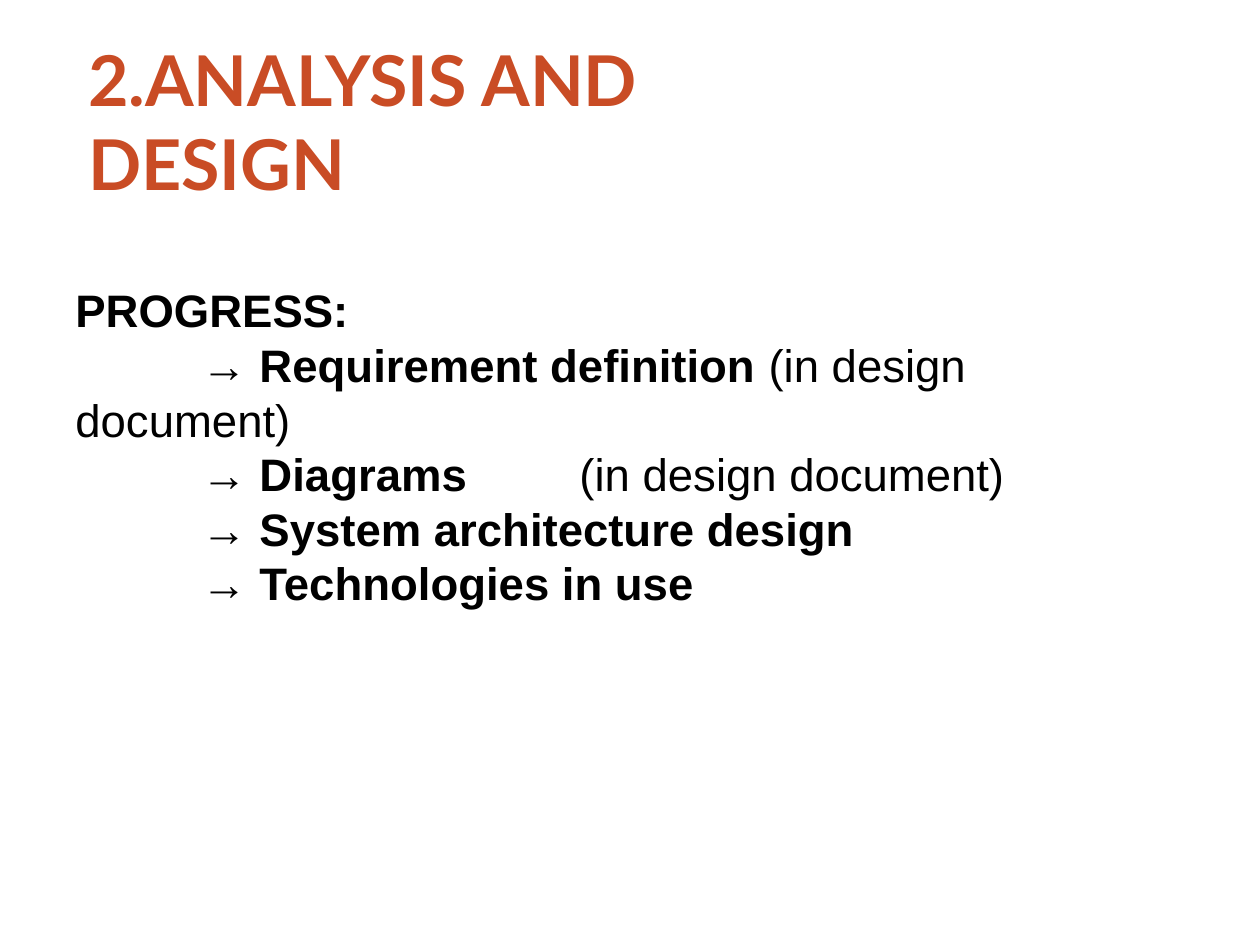
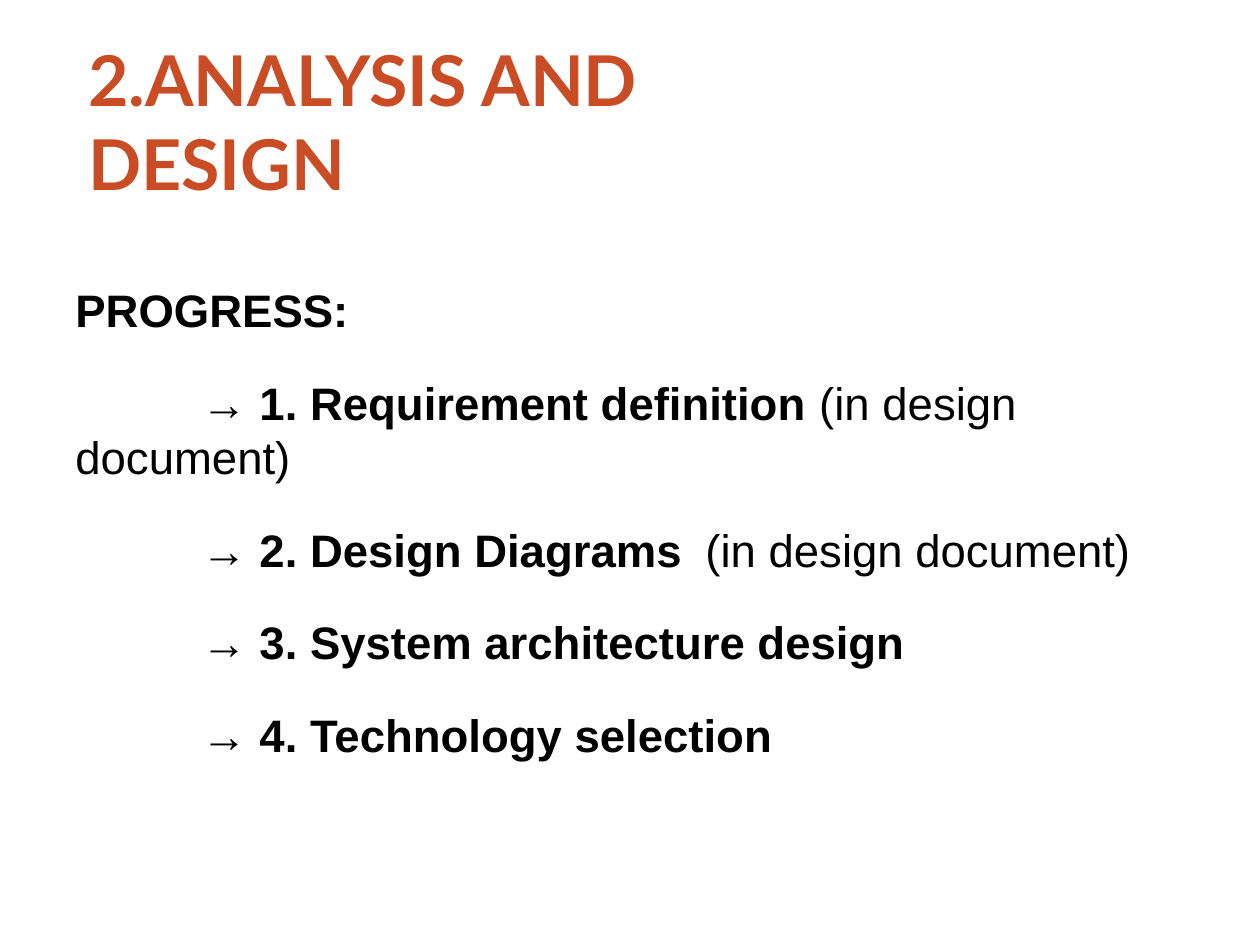
Before and after one commit to thoatran/iCT-Flashcard, a slide deck: slide 4 of docs/ReportSlides.odp. Drawn at 1260x945 pixels with LibreOffice and Linux fonts; fonts in the diff are those of the drawing; background and template pictures are left out. Boxes give left, top, right and bottom in pixels: in the first picture for what was removed or moved away, otherwise in the second. Text is boxed around its words. In the diff, an @@ line names an element or a change of style, - is before the commit and + after.

```diff
--- a/docs/ReportSlides.odp
+++ b/docs/ReportSlides.odp
@@ text at box(75, 387, 1130, 761): text changed @@
-→ Requirement definition (in design document)
-→ Diagrams (in design document)
-→ System architecture design
-→ Technologies in use
+→ 1. Requirement definition (in design document)
+→ 2. Design Diagrams (in design document)
+→ 3. System architecture design
+→ 4. Technology selection
```
Also in this commit, not shown: 7 other slides changed, 1 slide added, 1 other file.
